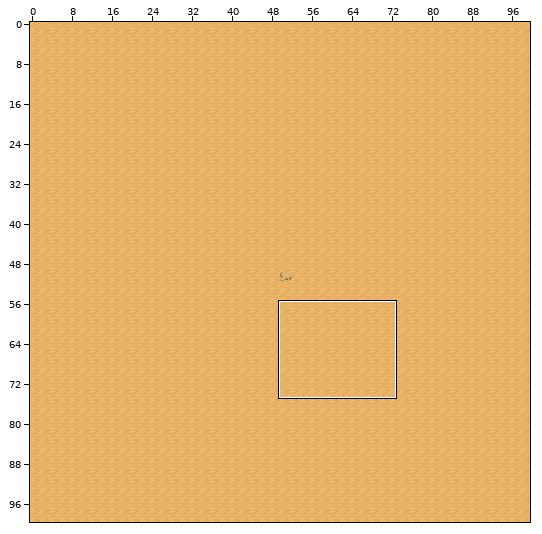
Two states of a Tiled map (JSON), assets/maps/Desert.json. Above, an overview of the earlier version with the close-up marked.
Close-up. Before the edit:
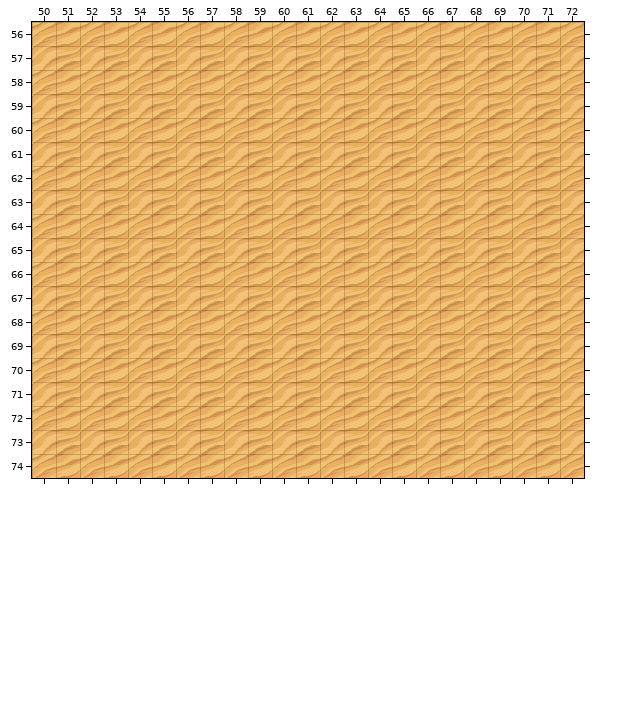
Cells are 24x24 px. Shown: x 50..72, y 56..74. The commit also changed other parts of the map, which this record leaves out.
After the commit:
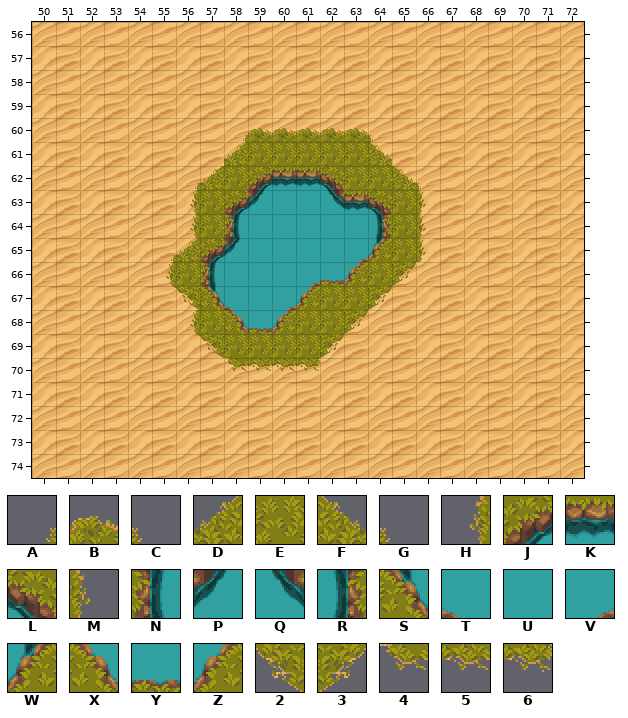
Key: from "Desert Tileset": A 353, B 354, C 355, D 369, E 370, F 371, G 372, H 384, J 385, K 386, L 387, M 388, N 400, P 401, Q 403, R 404, S 416, T 417, U 418, V 419, W 420, X 433, Y 434, Z 435, 2 449, 3 451, 4 466, 5 467, 6 468.
_ is an empty cell.
Change:
Changed rows in their new state; . is an unchanged cell.
Layer "Collision":
first column x 55:
60 ...ABBBBBC..
61 ...DEEEEEF..
62 .ADEJKKLEEFG
63 .HEJPUUQKLEM
64 .HENUUUUUREM
65 ADJPUUUUVWEM
66 HENUUUVYZE3.
67 .2STUVZEE3..
68 .HEXYZEE3...
69 ..2EEEE3....
70 ...4556.....
Boxes around the changes in both close-ups, in picture pixels (x1, y1, x2, y2):
added: (166, 128, 426, 372)
